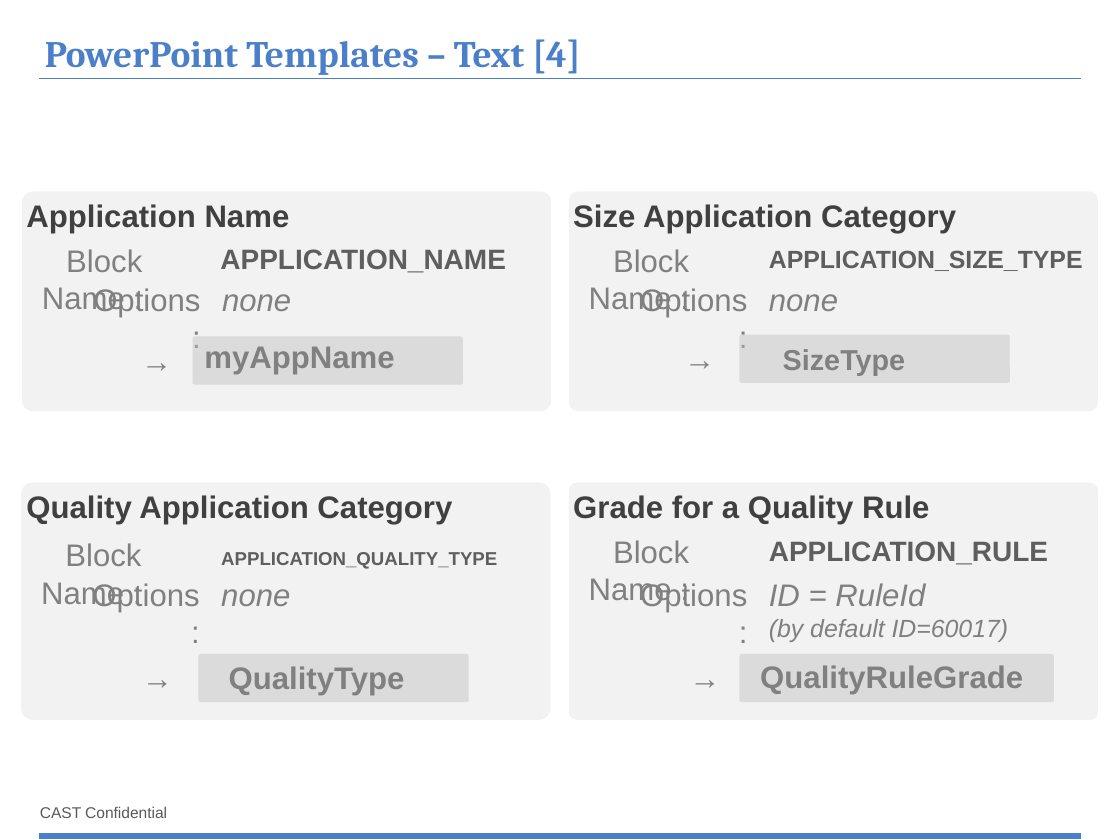
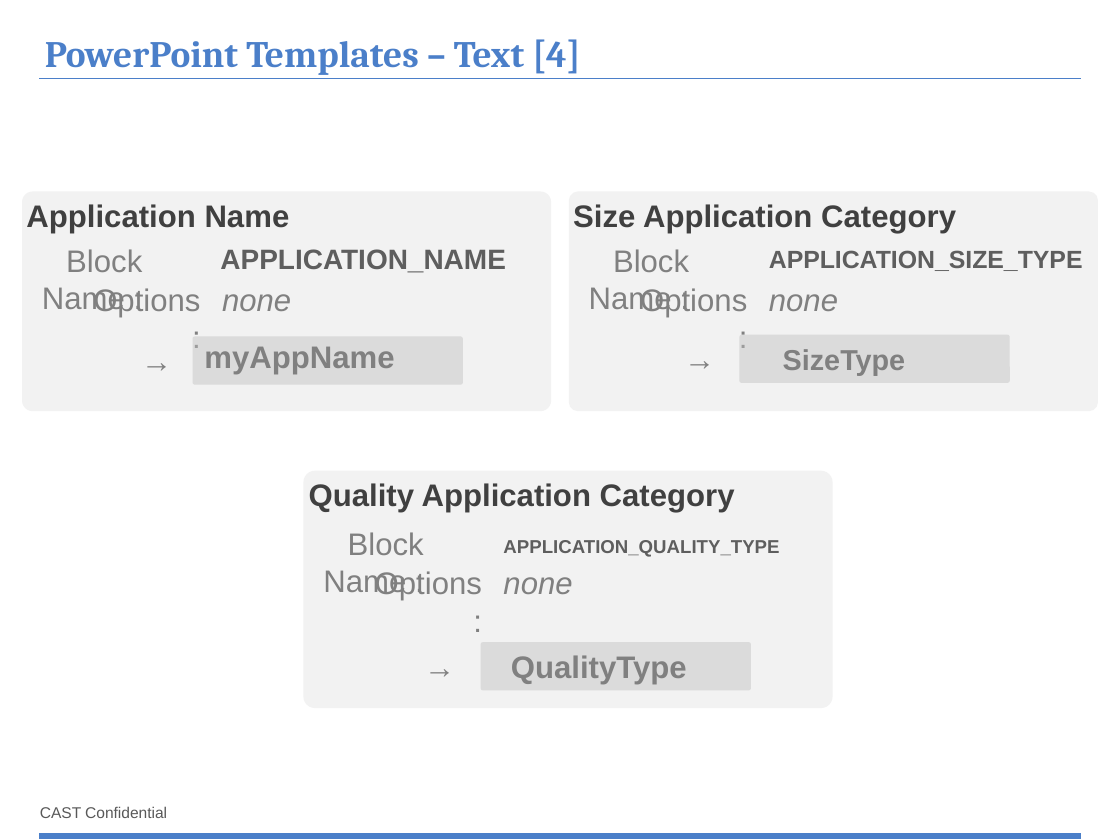
Before and after one commit to CAST-projects/ReportGenerator, a slide deck: slide 12 of CastReporting.Reporting/TemplatesFiles/1- Powerpoint-components-library.pptx. Drawn at 1120x840 pixels with LibreOffice and Linux fonts; fonts in the diff are those of the drawing; background and template pictures are left out. Boxes give left, top, right and bottom in pixels: in the first picture for what was removed or moved away, otherwise in the second. Text is boxed around its words. In the diff, an @@ line names an element or a change of style, - is before the commit and + after.

Commit message:
REPORTGEN-7 : APPLICATION_RULE

```diff
--- a/CastReporting.Reporting/TemplatesFiles/1- Powerpoint-components-library.pptx
+++ b/CastReporting.Reporting/TemplatesFiles/1- Powerpoint-components-library.pptx
@@ text "Quality Application Category" moved from (x1=26, y1=495, x2=452, y2=524) to (x1=309, y1=483, x2=735, y2=512) @@
@@ rounded rectangle moved from (x1=21, y1=483, x2=550, y2=720) to (x1=304, y1=470, x2=832, y2=708) @@
@@ rounded rectangle removed at (x1=569, y1=483, x2=1098, y2=720) @@
@@ text removed at (x1=573, y1=495, x2=929, y2=524) @@
-Grade for a Quality Rule
@@ text removed at (x1=589, y1=540, x2=689, y2=606) @@
-Block Name :
@@ text removed at (x1=769, y1=541, x2=1048, y2=565) @@
-APPLICATION_RULE
@@ text removed at (x1=640, y1=583, x2=747, y2=612) @@
-Options :
@@ text removed at (x1=769, y1=583, x2=1009, y2=642) @@
-ID = RuleId
-(by default ID=60017)
@@ 5 texts, 1 rounded rectangle moved together from (x1=41, y1=543, x2=497, y2=702) to (x1=323, y1=532, x2=779, y2=691) @@
@@ text "QualityType" moved from (x1=229, y1=666, x2=405, y2=696) to (x1=511, y1=655, x2=687, y2=684) @@
@@ text removed at (x1=679, y1=653, x2=732, y2=702) @@
-→
@@ rounded rectangle removed at (x1=739, y1=654, x2=1054, y2=702) @@
@@ text removed at (x1=760, y1=665, x2=1023, y2=694) @@
-QualityRuleGrade
```
Also in this commit, not shown: 5 other slides changed, 1 slide added, 3 other files.
